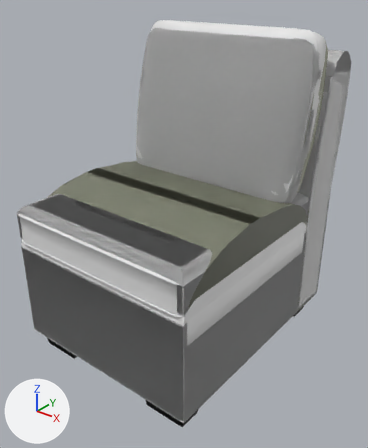
Two versions of the glTF model models/sofas/sofa/components/single.gltf, one commit apart.
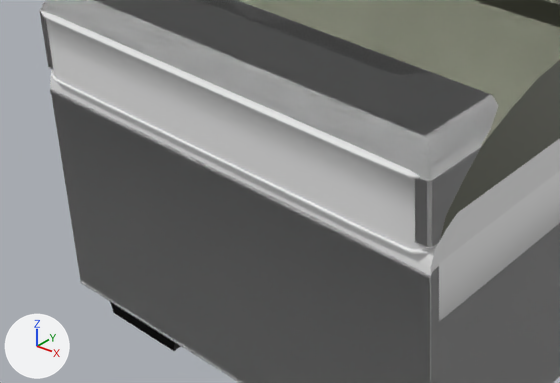
The first picture shows the older version from a camera (50 mm lens) standing at (0.894, -1.039, 1.015) and looking at (0.02, 0.053, 0.338). The close-ups show both versions on the part from 0% to 65% of the width and 47% to 83% of the height of that picture; other places that the commit changed are outside them. Arrows for +X, +Y and +Z are at lower left; the lights stay in place. Where no turn or scale is listed for an object, it has been applied to the vertices.

Names of what the first close-up shows: 'Full.001', 'Full.011', 'Left-Sofa', 'Left.001', 'Mid', 'Mid-Sofa', 'Mid.007', 'Right.001', 'Right.004', 'Right.011', 'Seat.001', 'Seat.002'.
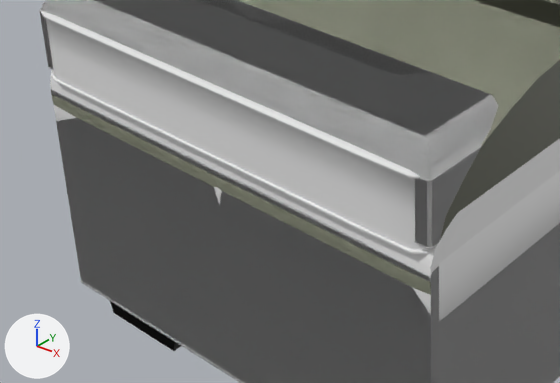
Patch to the scene script:
```diff
--- a/models/sofas/sofa/components/single.gltf.py
+++ b/models/sofas/sofa/components/single.gltf.py
@@ ob_mid @@
 ob_mid = bpy.data.objects.new('Mid', me_mid)
-ob_mid.location = (0.0, -0.001, 0.0)
+ob_mid.location = (0.0, 0.0, 0.0)
@@ ob_right_001 @@
 ob_right_001 = bpy.data.objects.new('Right.001', me_right)
-ob_right_001.location = (0.0, -0.001, 0.0)
+ob_right_001.location = (0.0, 0.0, 0.0)
@@ ob_left_001 @@
 ob_left_001 = bpy.data.objects.new('Left.001', me_left)
-ob_left_001.location = (0.0, -0.001, 0.0)
+ob_left_001.location = (0.0, 0.0, 0.0)
@@ ob_full_001 @@
 ob_full_001 = bpy.data.objects.new('Full.001', me_full)
-ob_full_001.location = (0.0, -0.001, 0.0)
+ob_full_001.location = (0.0, 0.0, 0.0)
```

What differs and where, as boxes [x1, y1, x2, y2] in the close-ups (560 x 383 px):
'Full.001', moved (not visible afterwards): before [57, 93, 420, 383]
'Mid', moved (not visible afterwards): before [50, 89, 430, 383]
'Right.001', moved (not visible afterwards): before [56, 93, 560, 383]
'Left.001', moved (not visible afterwards): before [50, 89, 420, 383]
'Full.007', unchanged, uncovered by the edit: after [57, 93, 421, 383]
'Right.007', unchanged, uncovered by the edit: after [61, 94, 560, 383]
'Mid.004', unchanged, uncovered by the edit: after [52, 90, 431, 383]
'Right.004', unchanged, uncovered by the edit: before [430, 229, 560, 383]; after [94, 127, 560, 383]
